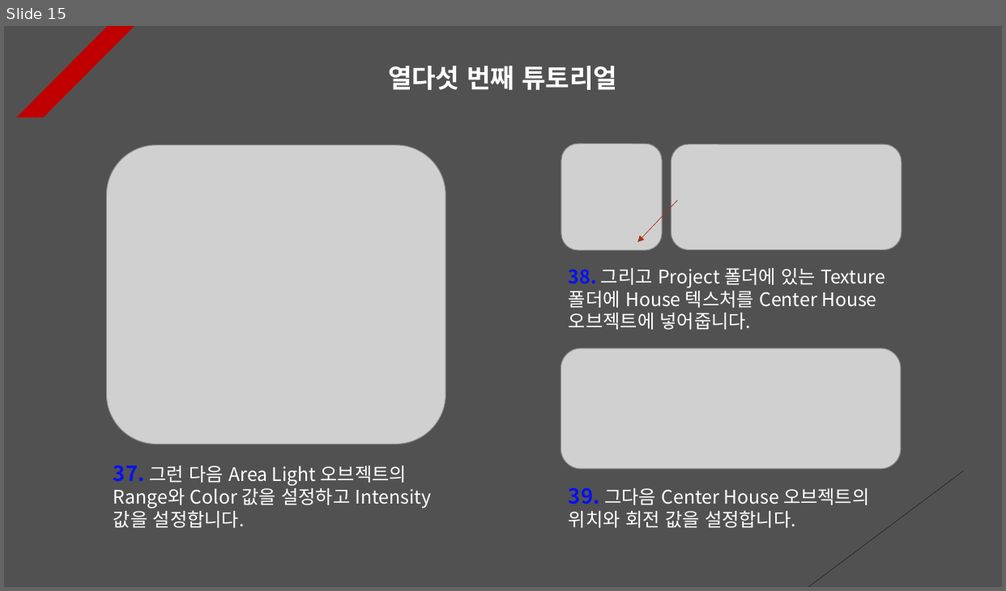
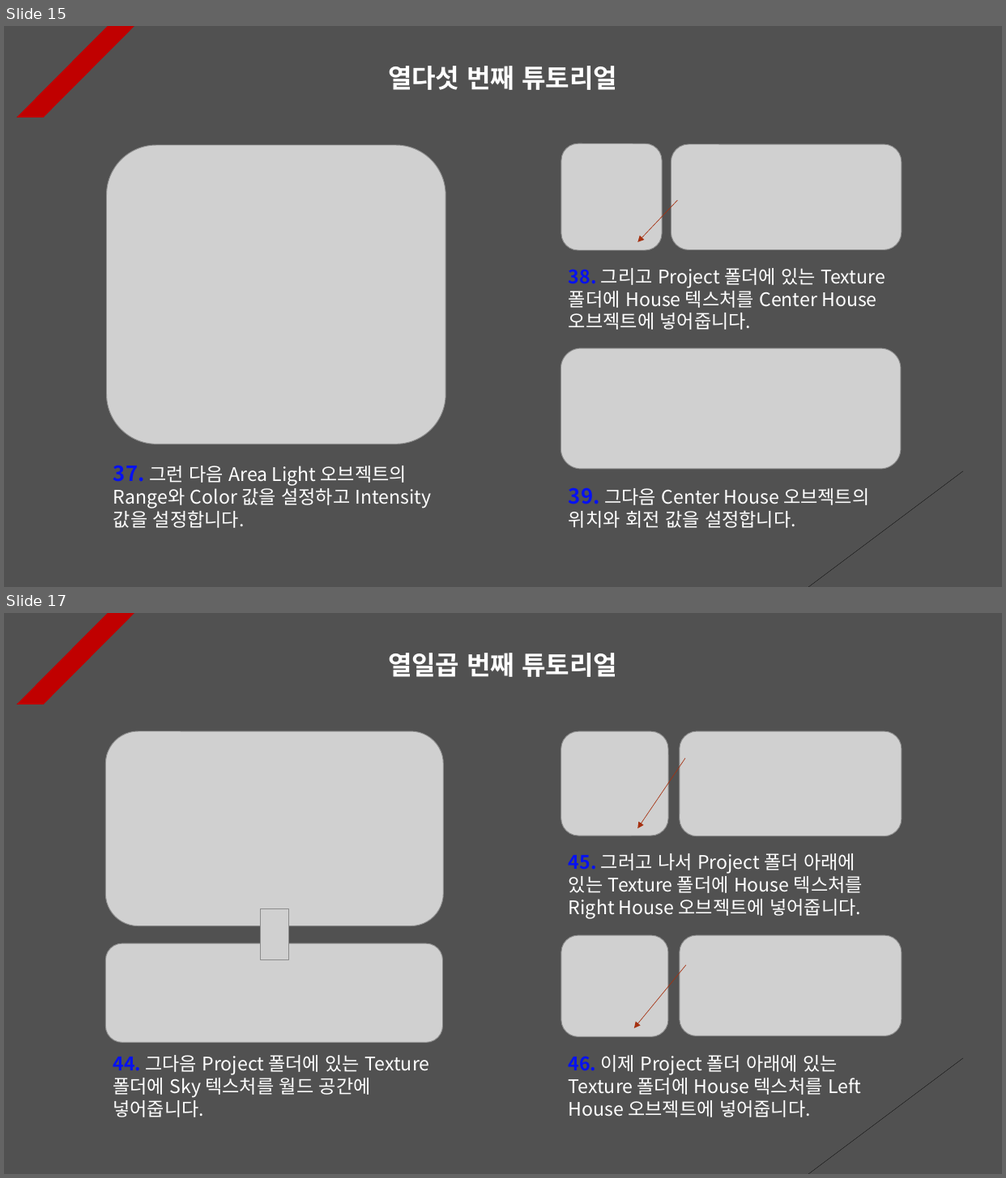
Before and after one commit to Unity2033/3D-UnityEngine, a slide deck: Assets/Class/Light/PPT Data/Light Example.pptx. Shown one above the other, each under a label of ours: slide 15 before the commit, slides 15 and 17 after it; the slides between them are not shown. The pictures are 1006x591 and 1006x1178 pixels, drawn with LibreOffice and Linux fonts; fonts in the diff are those of the drawing; grey boxes stand for pictures. Boxes give left, top, right and bottom in pixels: in the first picture for what was removed or moved away, otherwise in the second. Text is boxed around its words. In the diff, an @@ line names an element or a change of style, - is before the commit and + after.

```diff
--- a/Assets/Class/Light/PPT Data/Light Example.pptx
+++ b/Assets/Class/Light/PPT Data/Light Example.pptx
@@ slide 17 added at (4,613,1002,1174), background #515151; not listed: 2 template elements that a slide beside it also shows @@
@@ text added at (388,653,617,677), 25 pt, text #FFFFFF, bold @@
+열일곱 번째 튜토리얼
@@ picture added at (106,731,444,926) @@
@@ picture added at (561,731,668,835) @@
@@ picture added at (680,731,901,836) @@
@@ arrow added from (685, 758) to (638, 828), #A5300F 0.5 pt dashed @@
@@ text added at (569,854,863,918), 18 pt, text #FFFFFF @@
+45. 그러고 나서 Project 폴더 아래에 있는 Texture 폴더에 House 텍스처를 Right House 오브젝트에 넣어줍니다.
@@ picture added at (260,909,289,960) @@
@@ picture added at (106,944,443,1043) @@
@@ picture added at (562,935,669,1037) @@
@@ picture added at (680,935,901,1037) @@
@@ arrow added from (686, 965) to (634, 1029), #A5300F 0.5 pt dashed @@
@@ text added at (113,1055,430,1118), 18 pt, text #FFFFFF @@
+44. 그다음 Project 폴더에 있는 Texture 폴더에 Sky 텍스처를 월드 공간에 넣어줍니다.
@@ text added at (569,1055,861,1118), 18 pt, text #FFFFFF @@
+46. 이제 Project 폴더 아래에 있는 Texture 폴더에 House 텍스처를 Left House 오브젝트에 넣어줍니다.
```
Also in this commit, not shown: 1 slide changed, 1 other slide added, 27 other files.
